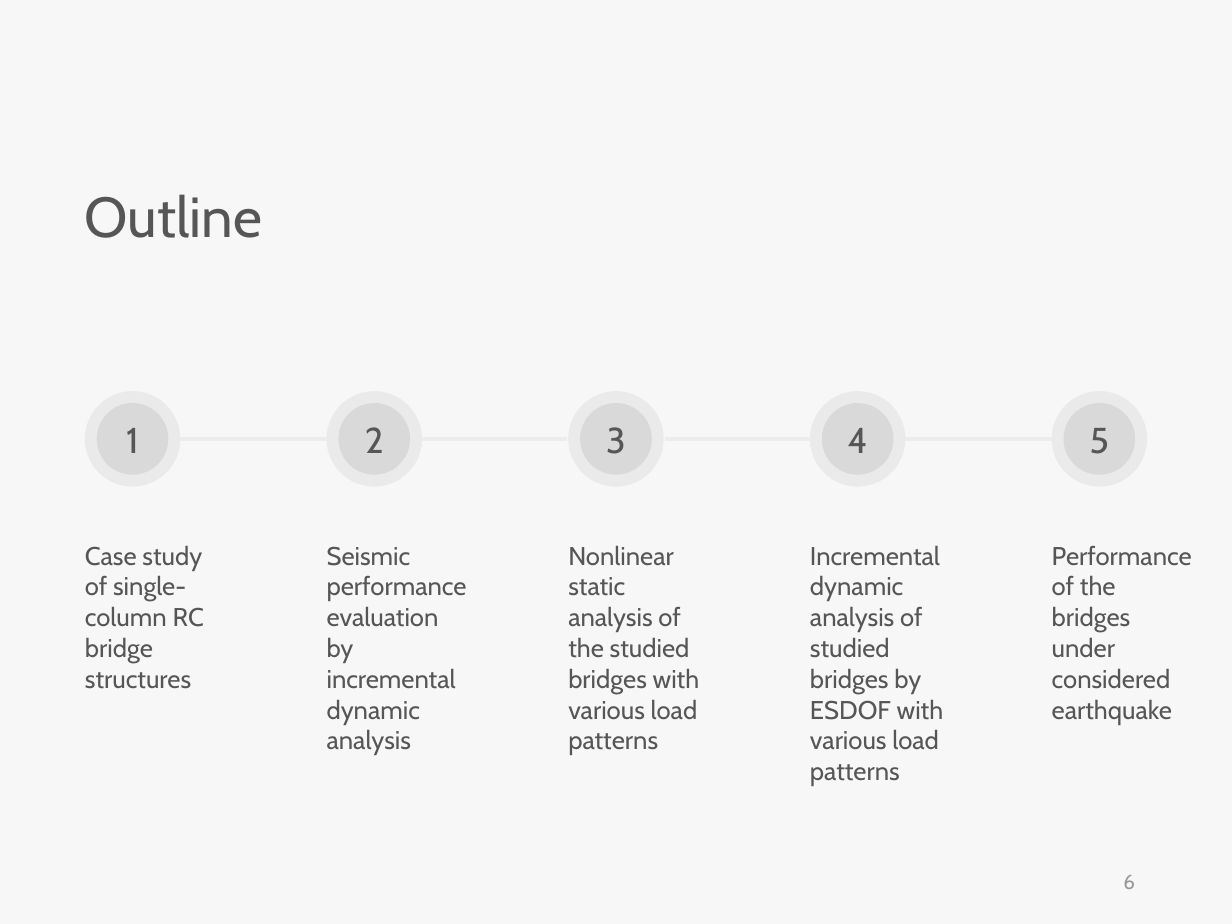
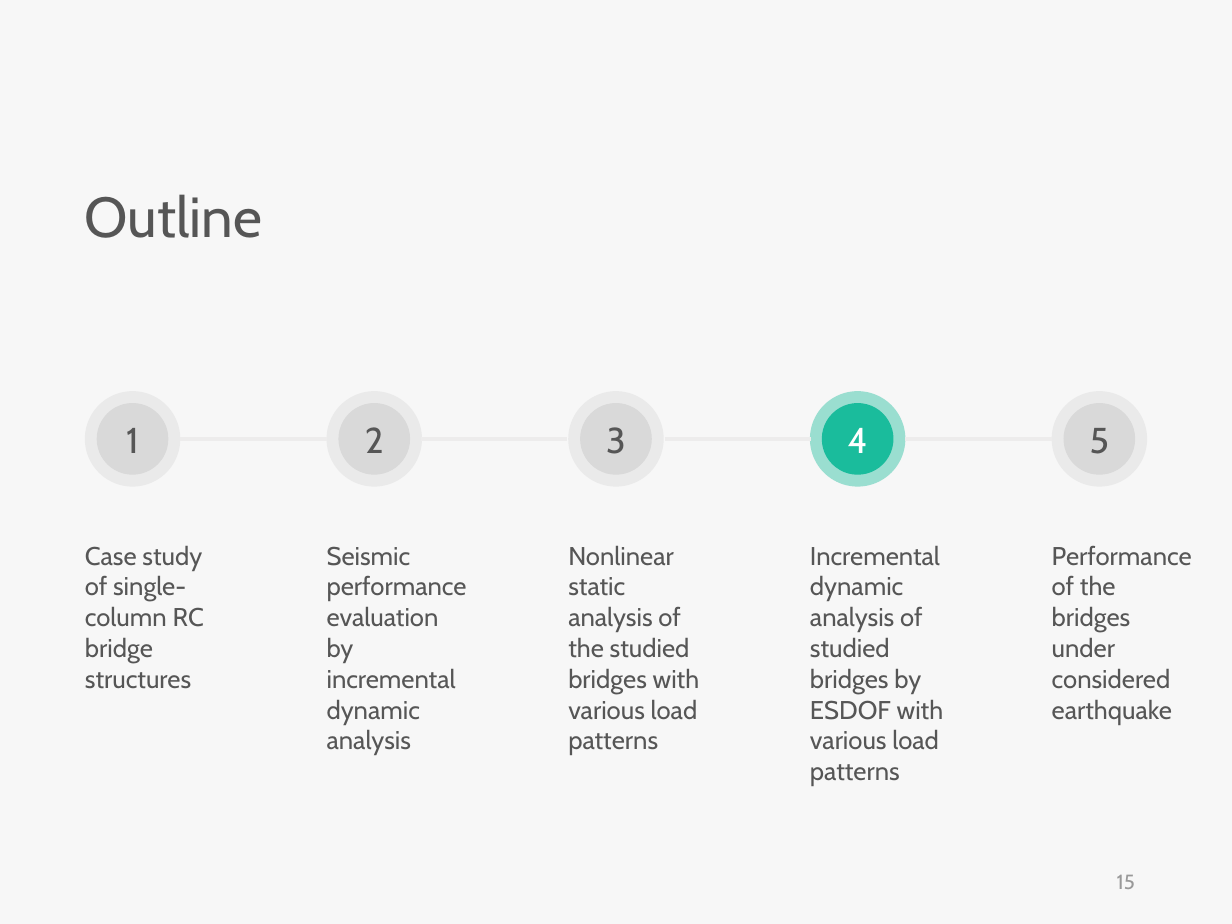
Before and after one commit to skyran1278/VbaProject, a slide deck: slide 15 of 20180126_SmartSplice/20180808_Meeting/Incremental dynamic analysis with multi-modes for seismic performance evaluation of RC bridges.pptx (slide 6 before the commit). Drawn at 1232x924 pixels with LibreOffice and Linux fonts; fonts in the diff are those of the drawing. Boxes give left, top, right and bottom in pixels: in the first picture for what was removed or moved away, otherwise in the second. Text is boxed around its words. In the diff, an @@ line names an element or a change of style, - is before the commit and + after.

```diff
--- a/20180126_SmartSplice/20180808_Meeting/Incremental dynamic analysis with multi-modes for seismic performance evaluation of RC bridges.pptx
+++ b/20180126_SmartSplice/20180808_Meeting/Incremental dynamic analysis with multi-modes for seismic performance evaluation of RC bridges.pptx
@@ ellipse "4" at bbox=[809, 392, 904, 487]: text colour #565656 to #FFFFFF; fill #D9D9D9 at 42% opacity to #1ABC9C at 42% opacity @@
@@ ellipse at bbox=[822, 403, 893, 474]: fill #D9D9D9 to #1ABC9C @@
@@ page number at bbox=[1117, 875, 1135, 889]: text changed @@
-6
+15
```
Also in this commit, not shown: 6 other slides changed, 7 slides added, 36 slides removed, 3 other files.
